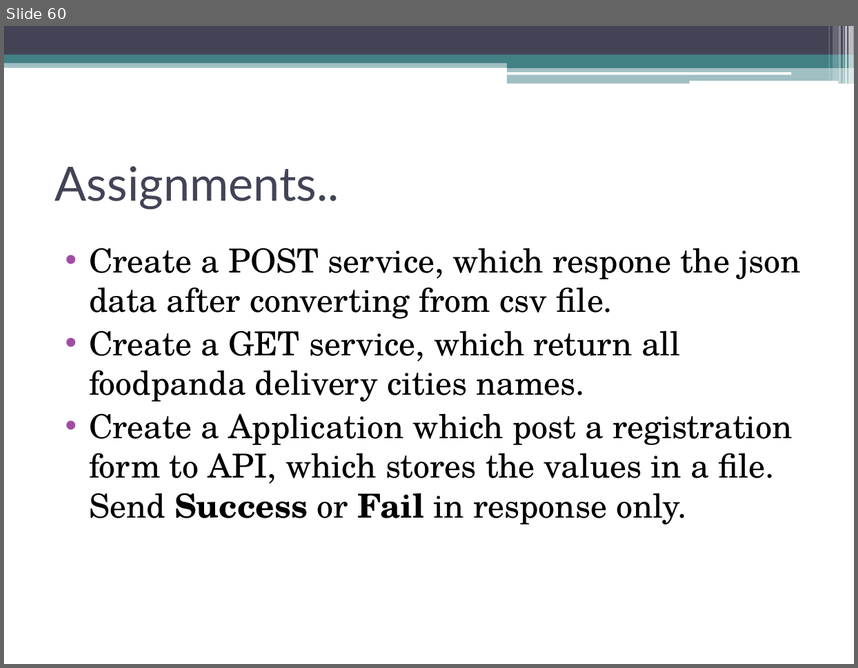
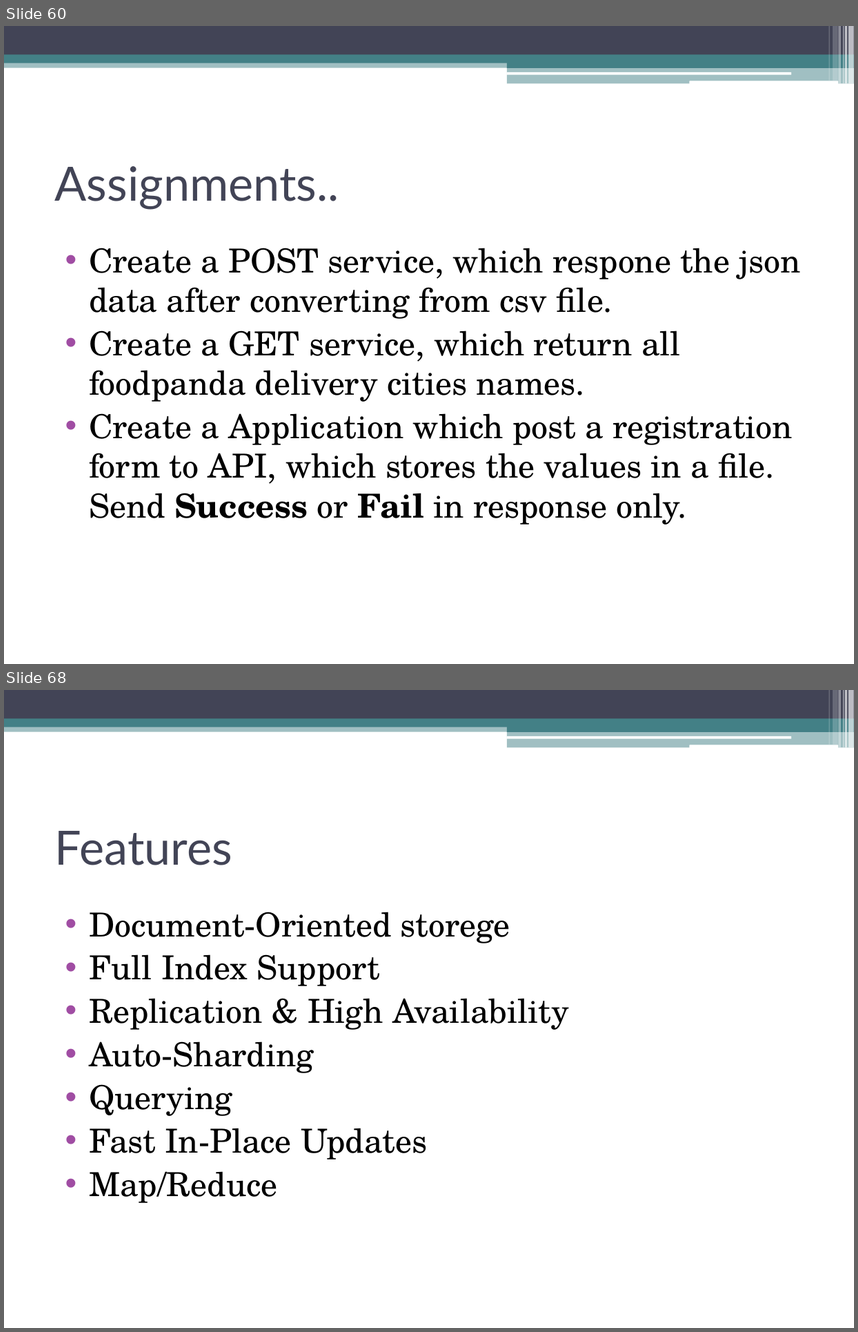
Before and after one commit to akjkhatri/mean_stack, a slide deck: MEAN Stack Workshop.pptx. Shown one above the other, each under a label of ours: slide 60 before the commit, slides 60 and 68 after it; the slides between them are not shown. The pictures are 858x668 and 858x1332 pixels, drawn with LibreOffice and Linux fonts; fonts in the diff are those of the drawing. Boxes give left, top, right and bottom in pixels: in the first picture for what was removed or moved away, otherwise in the second. Text is boxed around its words. In the diff, an @@ line names an element or a change of style, - is before the commit and + after.

```diff
--- a/MEAN Stack Workshop.pptx
+++ b/MEAN Stack Workshop.pptx
@@ slide 68 added at [4,690,854,1328], background #FFFFFF; not listed: 13 template elements that a slide beside it also shows @@
@@ title added at [55,831,232,865], 40 pt, text #424456 @@
+Features
@@ text added at [89,911,569,1203], 28 pt, text #000000 @@
+• Document-Oriented storege
+• Full Index Support
+• Replication & High Availability
+• Auto-Sharding
+• Querying
+• Fast In-Place Updates
+• Map/Reduce
```
Also in this commit, not shown: 12 other slides added, 1 other file.
